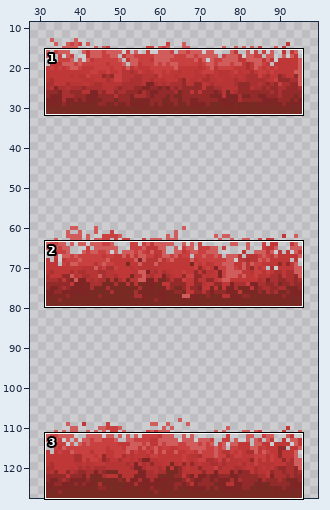
A sprite sheet gets an edit: Assets/Art/floor/poison.png. The first picture is a wide view before the edit; the outline marks the close-up.
Close-up. Earlier state:
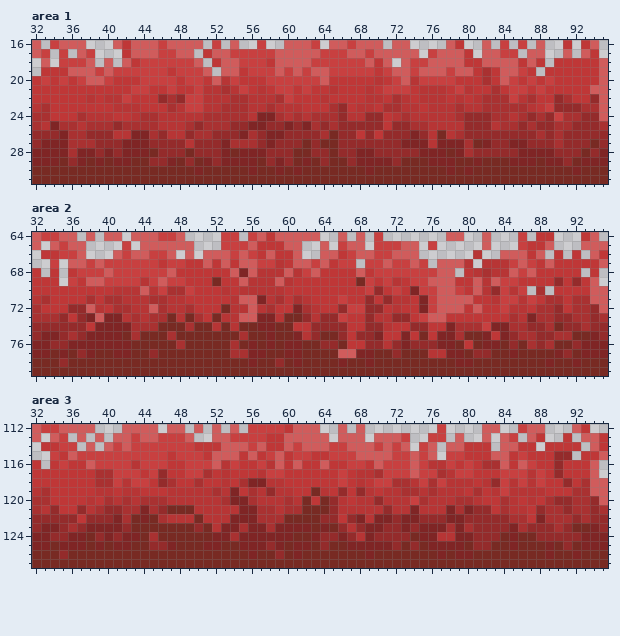
The file is 128x128 pixels. Colours within 5 levels of each other are drawn and written as one. Shown: area 1: x 32..95, y 16..31; area 2: x 32..95, y 64..79; area 3: x 32..95, y 112..127. The wide view leaves out empty margins.
New version:
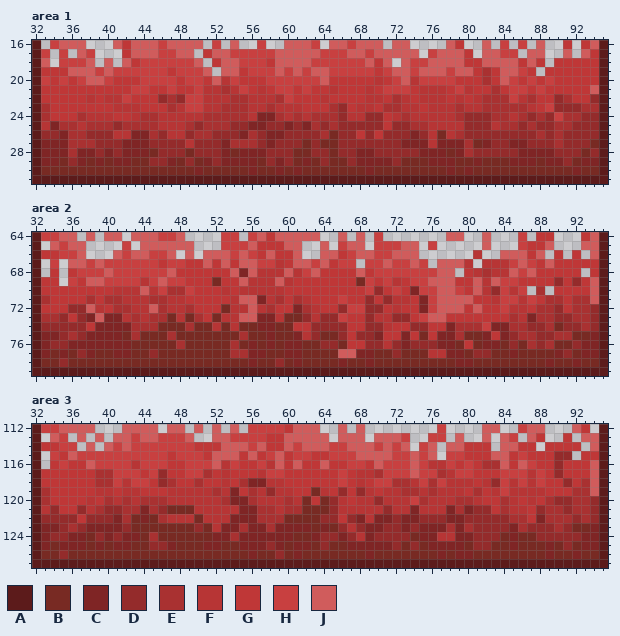
Palette (. is transparent): A #5c1b1b  B #782a23  C #7f2525  D #942b2b  E #a93131  F #b73535  G #bf3737  H #c84040  J #d05c5c
The edit:
Changed rows in their new state; - is an unchanged pixel.
Area 1:
first column x 32:
16 A--------------------------------------------------------------A
17 A--------------------------------------------------------------A
18 A--------------------------------------------------------------A
19 A--------------------------------------------------------------A
20 A--------------------------------------------------------------A
21 A--------------------------------------------------------------A
22 A--------------------------------------------------------------A
23 A--------------------------------------------------------------A
24 A--------------------------------------------------------------A
25 A--------------------------------------------------------------A
26 A--------------------------------------------------------------A
27 A--------------------------------------------------------------A
28 A--------------------------------------------------------------A
29 A--------------------------------------------------------------A
30 A--------------------------------------------------------------A
31 AAAAAAAAAAAAAAAAAAAAAAAAAAAAAAAAAAAAAAAAAAAAAAAAAAAAAAAAAAAAAAAA
Area 2:
first column x 32:
64 A--------------------------------------------------------------A
65 A--------------------------------------------------------------A
66 A--------------------------------------------------------------A
67 A--------------------------------------------------------------A
68 A--------------------------------------------------------------A
69 A--------------------------------------------------------------A
70 A--------------------------------------------------------------A
71 A--------------------------------------------------------------A
72 A--------------------------------------------------------------A
73 A--------------------------------------------------------------A
74 A--------------------------------------------------------------A
75 A--------------------------------------------------------------A
76 A--------------------------------------------------------------A
77 A--------------------------------------------------------------A
78 A--------------------------------------------------------------A
79 AAAAAAAAAAAAAAAAAAAAAAAAAAAAAAAAAAAAAAAAAAAAAAAAAAAAAAAAAAAAAAAA
Area 3:
first column x 32:
112 A--------------------------------------------------------------A
113 A--------------------------------------------------------------A
114 A--------------------------------------------------------------A
115 A--------------------------------------------------------------A
116 A--------------------------------------------------------------A
117 A--------------------------------------------------------------A
118 A--------------------------------------------------------------A
119 A--------------------------------------------------------------A
120 A--------------------------------------------------------------A
121 A--------------------------------------------------------------A
122 A--------------------------------------------------------------A
123 A--------------------------------------------------------------A
124 A--------------------------------------------------------------A
125 A--------------------------------------------------------------A
126 A--------------------------------------------------------------A
127 AAAAAAAAAAAAAAAAAAAAAAAAAAAAAAAAAAAAAAAAAAAAAAAAAAAAAAAAAAAAAAAA
Boxes around the changes in both close-ups, in picture pixels (x1, y1, x2, y2):
changed: (32, 40, 608, 184)
changed: (32, 232, 608, 376)
changed: (32, 424, 608, 568)
